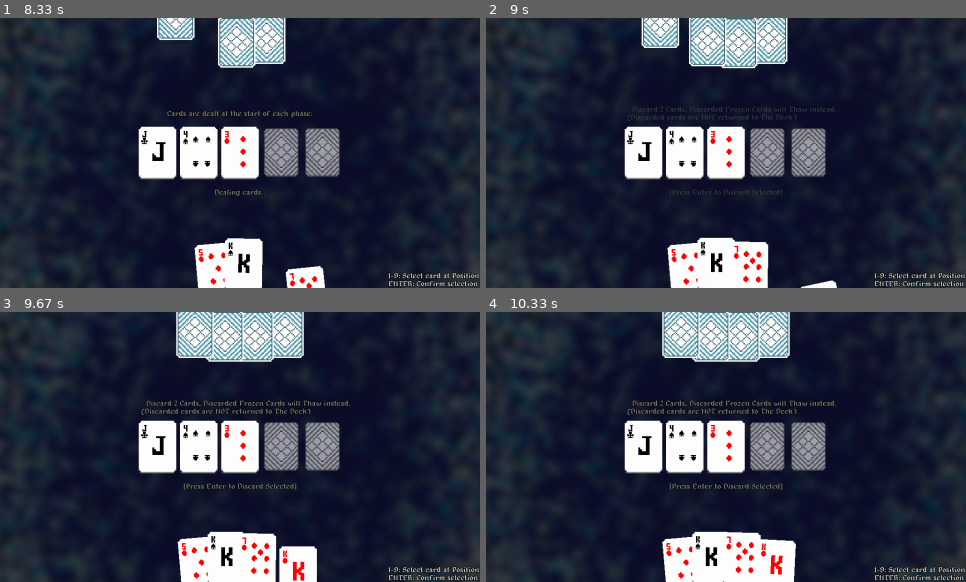
Above: before the commit, frames 1-4 (two rows, left to right).
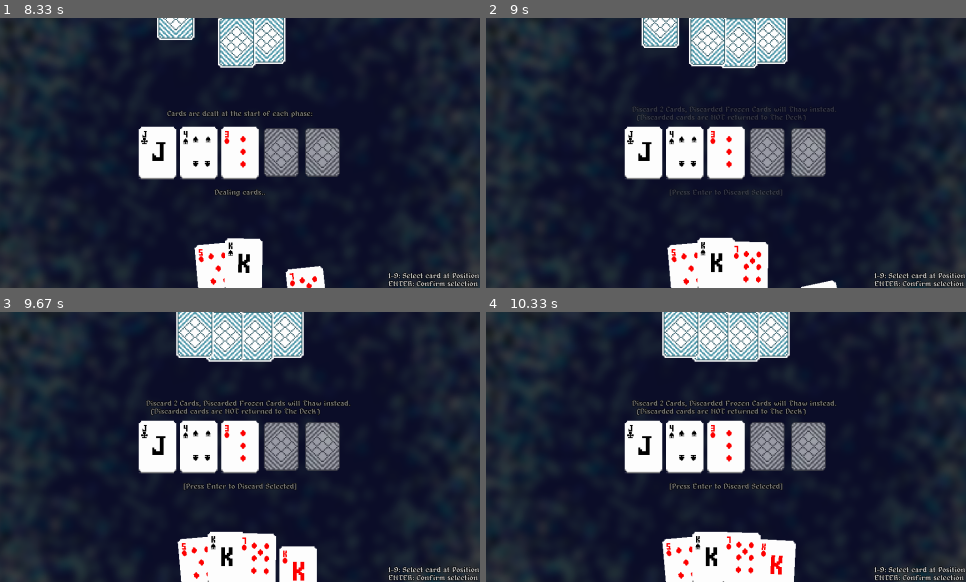
Above: after the commit, the same moments.

Repository: Lucas-Platt-Nott/pygame-winter-jam-2026
Game: pygame game, started from main.py
The game is run twice, just before and just after one commit, with the same random seed, the same clock (stepped at 60 frames per second) and the same inputs.
Inputs (mouse positions are in pixels of both pictures, inside the frame that each line leads up to):
- Up to frame 1 (8.33 s): tap Enter at 0.33, 1.67, 4.9, 5.57, 6.9, 7.23, 8.3 s; move the mouse to (312, 58) at 1.2 s; click (187, 263) at 4.62 s; tap 1 at 5.23, 5.9 s; click (192, 142) at 6.28 s; click (211, 263) at 6.62 s; move the mouse to (283, 107) at 8.27 s
- Up to frame 2 (9 s): tap Enter at 8.6, 8.8 s
- Up to frame 3 (9.67 s): tap Enter at 9.1, 9.3, 9.6 s
- Up to frame 4 (10.33 s): tap Enter at 9.8, 10.13 s

Frame 1 is identical in both runs. In frame 2, 0.1% of the frame differs, in the area x 29-67%, y 35-39%; in frame 3, 0.4%; in frame 4, 0.4%.

Commit message:
Added Hand Submission Highlight Animations

Diff:
--- a/assets.py
+++ b/assets.py
@@ -70,7 +70,7 @@
 
 # Discard prompts
 Images.register_image(render_outlined(alagard_small, "Discard until you have no more than 2 Regular Cards.\n     (Discarded cards are NOT returned to The Deck)", (125, 125, 125), (1, 1, 1), 1), "DISCARD_top_preflop")
-Images.register_image(render_outlined(alagard_small, "       Discard 2 Cards, Discarded Frozen Cards will Thaw instead.\n     (Discarded cards are NOT returned to The Deck)", (125, 125, 125), (1, 1, 1), 1), "DISCARD_top")
+Images.register_image(render_outlined(alagard_small, "       Discard 2 Cards, Discarded Frozen Cards will Thaw instead.\n         (Discarded cards are NOT returned to The Deck)", (125, 125, 125), (1, 1, 1), 1), "DISCARD_top")
 Images.register_image(render_outlined(alagard_small, "[Press Enter to Discard Selected]", (125, 125, 125), (1, 1, 1), 1), "DISCARD_bot")
 
 # Hand Selection prompts
--- a/systems/card.py
+++ b/systems/card.py
@@ -1,4 +1,3 @@
-# External
 import pygame
 
 # Internal
@@ -23,6 +22,11 @@
         self.highlighted = False
         self.anim = None
 
+        # Highlight animation state
+        self.highlight_thickness = 0.0
+        self.max_highlight_thickness = 6
+        self.highlight_speed = 12.0
+
     @property
     def name(self) -> str:
         return f"{self.type}_{self.suit}_{self.rank}"
@@ -44,42 +48,50 @@
             )
         return self._rotation_cache[angle]
 
+    def update(self, dt: float):
+        target = self.max_highlight_thickness if self.highlighted else 0.0
+        self.highlight_thickness += (target - self.highlight_thickness) * self.highlight_speed * dt
+        if abs(self.highlight_thickness) < 0.01:
+            self.highlight_thickness = 0.0
+
     def render(self) -> pygame.Surface:
         surf = self.get_rotated(self.angle)
 
-        # Apply scaling
         if self.scale != 1.0:
             w = int(surf.get_width() * self.scale)
             h = int(surf.get_height() * self.scale)
             surf = pygame.transform.smoothscale(surf, (w, h))
 
-        # Apply alpha
         if self.alpha != 255:
             surf = surf.copy()
             surf.set_alpha(self.alpha)
 
-        # --- MASK-BASED OUTLINE ---
-        if self.highlighted:
-            # Create mask from the card surface
+        thickness = int(self.highlight_thickness)
+
+        if thickness > 0:
             mask = pygame.mask.from_surface(surf)
 
-            # Outline thickness
-            thickness = 4
-            color = (80, 180, 255)  # bright light blue
+            if self.type == "frozen":
+                color = (80, 180, 255)
 
-            # Create a new surface for the outline
+            elif self.suit in ["hearts", "diamonds"]:
+                color = (255, 0, 80)
+
+            else:
+                color = (10, 10, 10)
+
             outline_surf = pygame.Surface(
                 (surf.get_width() + thickness * 2, surf.get_height() + thickness * 2),
                 pygame.SRCALPHA
             )
 
-            # Draw outline by offsetting the mask in multiple directions
+            mask_surf = mask.to_surface(setcolor=color, unsetcolor=(0, 0, 0, 0))
+
             for dx in range(-thickness, thickness + 1):
                 for dy in range(-thickness, thickness + 1):
                     if dx * dx + dy * dy <= thickness * thickness:
-                        outline_surf.blit(mask.to_surface(setcolor=color, unsetcolor=(0, 0, 0, 0)), (dx + thickness, dy + thickness))
+                        outline_surf.blit(mask_surf, (dx + thickness, dy + thickness))
 
-            # Blit the card on top of the outline
             outline_surf.blit(surf, (thickness, thickness))
             surf = outline_surf
 
--- a/systems/community_cards.py
+++ b/systems/community_cards.py
@@ -109,6 +109,9 @@
                 card.y = target_y
 
     def update(self, delta_time: float):
+        for card in self.cards:
+            card.update(delta_time)
+
         self.render_surface(delta_time)
 
     def draw(self, screen: pygame.Surface):
--- a/systems/hand.py
+++ b/systems/hand.py
@@ -10,7 +10,6 @@
 from config import *
 from systems import Card
 from assets import Images, Sounds
-
 
 def cubic_bezier(t, p0, p1, p2, p3):
     u = 1 - t
@@ -30,7 +29,6 @@
 def lerp_angle(a, b, t):
     diff = (b - a + 180) % 360 - 180
     return a + diff * t
-
 
 class Hand:
     def __init__(self, position=(0, 0), hidden=False, flip=False) -> None:
@@ -182,8 +180,9 @@
 
             if self.is_hidden:
                 surf = Images.get_image("card_back")
-
             else:
+                # update highlight for discarding too if you want
+                card.update(delta_time)
                 surf = card.render().copy()
 
             surf = pygame.transform.rotate(surf, angle)
@@ -233,20 +232,17 @@
             card.y = base_y + offset
             card.angle = angle
 
-            # Draw card normally
+            # 🔹 KEY PART: update highlight animation right before rendering
+            card.update(delta_time)
+
             surf = Images.get_image("card_back") if self.is_hidden else card.render()
             depth = (total - 1) - index  # 0 = topmost
             if depth > 0:
-                # Lerp tint between 255 (no tint) and ~215 (slightly darker)
                 tint_value = 255
-
                 tint = pygame.Surface(surf.get_size(), SRCALPHA)
                 surf.fill((tint_value, tint_value, tint_value), special_flags=BLEND_RGB_MULT)
 
             self.surface.blit(surf, (card.x, card.y))
-
-            # --- FIXED TINT USING BLEND_RGB_MULT ---
-
 
             rect = pygame.Rect(card.x, card.y, surf.get_width(), surf.get_height())
             self.hitboxes.append(rect)
@@ -316,10 +312,8 @@
         self.discarding.append(card)
 
     def update(self, delta_time: float) -> None:
+        # no per-card update here anymore; it's done in render_surface
         self.render_surface(delta_time)
-
-        for card in self.cards:
-            card.highlighted = False
 
     def draw(self, surface: pygame.Surface) -> None:
         if self.flip:
--- a/systems/hand_calculator.py
+++ b/systems/hand_calculator.py
@@ -20,7 +20,7 @@
         # -----------------------------------------------------
         contributing_set = set(best_hand_cards)
 
-        for card in cards:
+        for card in hand.cards + community_cards.cards:
             card.highlighted = card in contributing_set
 
         # -----------------------------------------------------
--- a/systems/poker_player.py
+++ b/systems/poker_player.py
@@ -29,7 +29,6 @@
             self.hand.add(card)
 
     def update(self, deck: Deck, delta_time: float) -> None:
-
         if self.cards_to_draw > 0 and self.time_elapsed > self.draw_interval:
             self.time_elapsed = 0
             self.cards_to_draw -= 1
--- a/systems/poker_system.py
+++ b/systems/poker_system.py
@@ -54,11 +54,11 @@
             if self.state["phase"] == PhaseState.FREEZE and len(selected) == 1 and len(self.player.hand.get_selected_cards()) != 0:
                 self.player.hand.select(self.player.hand.cards.index(selected[0]))
 
-            elif self.state["phase"] == PhaseState.DISCARD and len(selected) == self.to_discard:
-                    self.player.hand.select(self.player.hand.cards.index(selected[0]))
+            elif self.state["phase"] == PhaseState.DISCARD and len(selected) >= self.to_discard:
+                self.player.hand.select(self.player.hand.cards.index(selected[0]))
 
             elif self.state["phase"] == PhaseState.HAND_SELECTION and len(selected) == 5 and len(self.player.hand.get_selected_cards()) != 4:
-                    self.player.hand.select(self.player.hand.cards.index(selected[0]))
+                self.player.hand.select(self.player.hand.cards.index(selected[0]))
 
         elif event.type == KEYDOWN:
             nums = [K_1, K_2, K_3, K_4, K_5, K_6, K_7, K_8, K_9]
